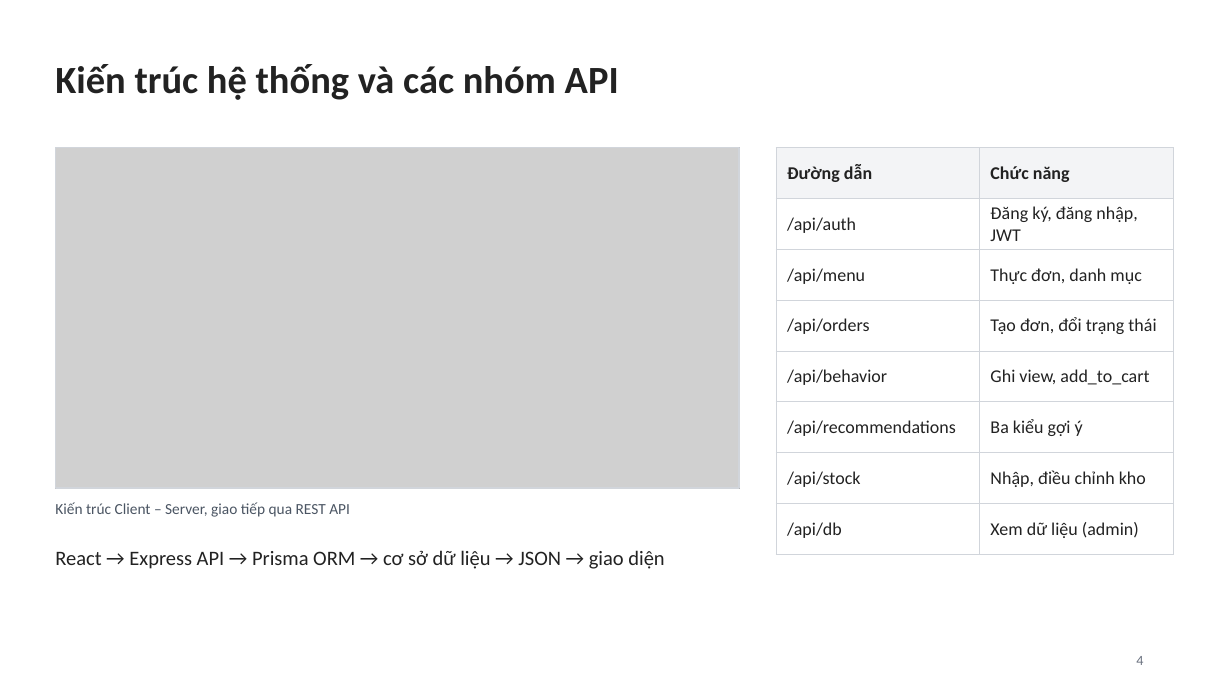
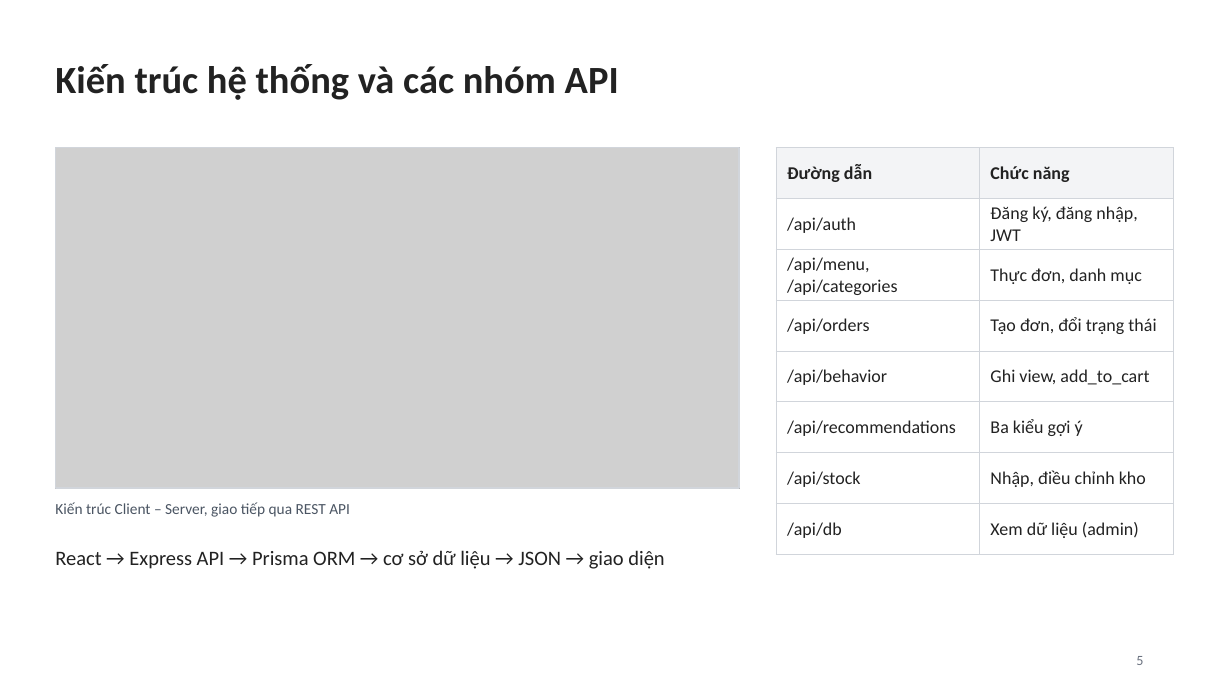
Before and after one commit to truonganvo096-eng/votruongan, a slide deck: slide 5 of Slide_Xây dựng ứng dụng đặt món ăn cho nhà hàng tích hợp gợi ý món ăn thông minh.pptx (slide 4 before the commit). Drawn at 1232x693 pixels with LibreOffice and Linux fonts; fonts in the diff are those of the drawing; grey boxes stand for pictures. Boxes give left, top, right and bottom in pixels: in the first picture for what was removed or moved away, otherwise in the second. Text is boxed around its words. In the diff, an @@ line names an element or a change of style, - is before the commit and + after.

```diff
--- a/Slide_Xây dựng ứng dụng đặt món ăn cho nhà hàng tích hợp gợi ý món ăn thông minh.pptx
+++ b/Slide_Xây dựng ứng dụng đặt món ăn cho nhà hàng tích hợp gợi ý món ăn thông minh.pptx
@@ table at (776,148,1174,542) @@
-row 3, column 1: /api/menu
+row 3, column 1: /api/menu, /api/categories
@@ page number at (1136,656,1143,665): text changed @@
-4
+5
```
Also in this commit, not shown: 6 other slides changed, 3 slides added.
